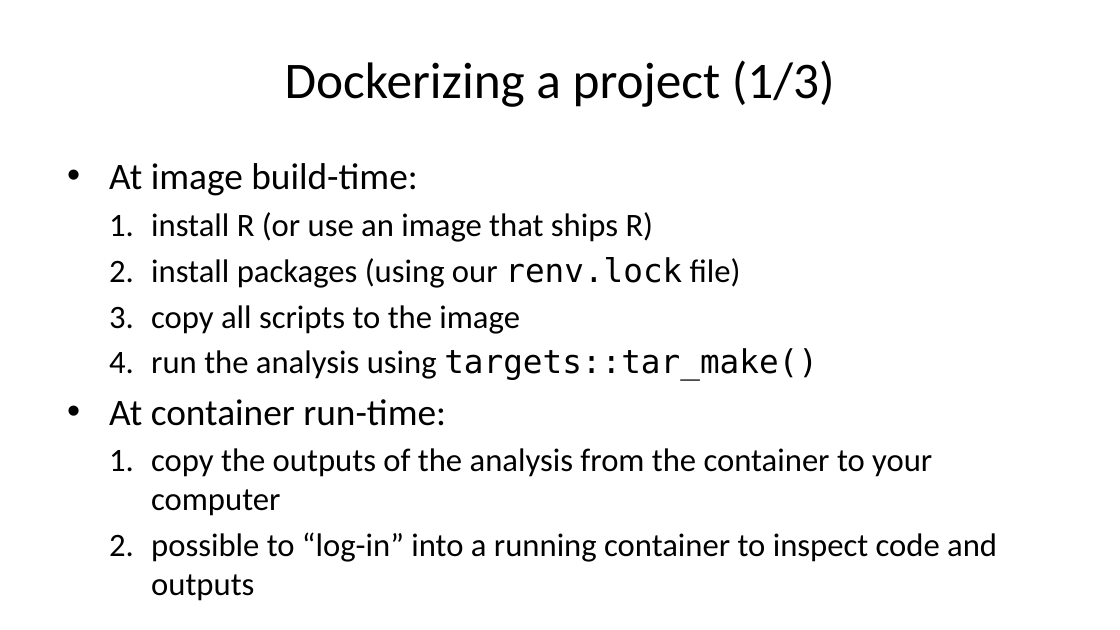
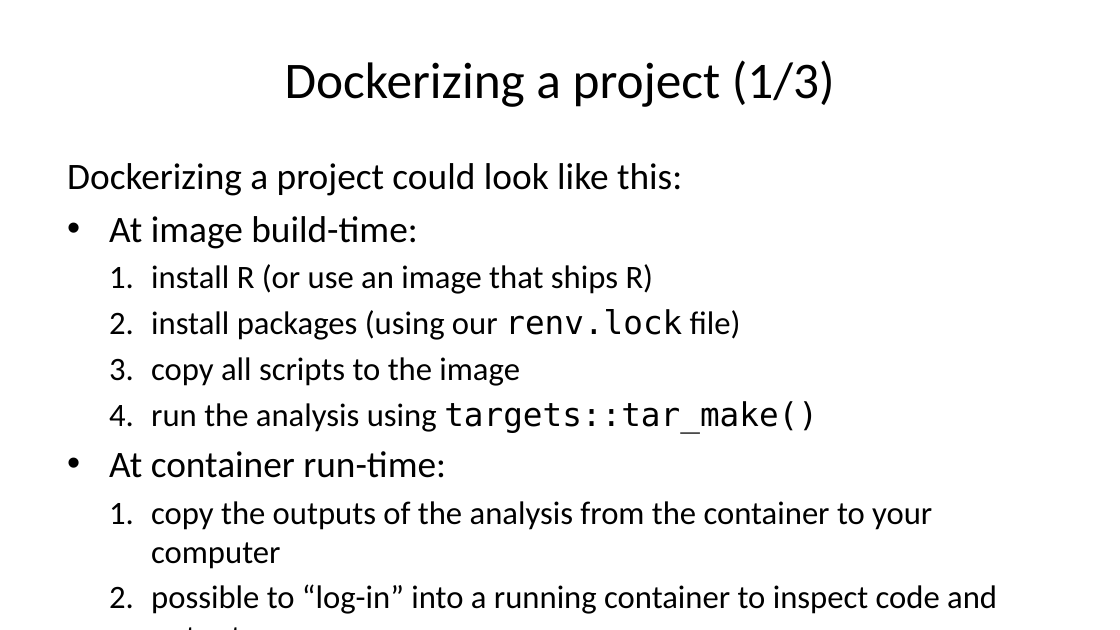
Before and after one commit to b-rodrigues/repro_basf, a slide deck: slide 16 of docs/index.pptx (slide 19 before the commit). Drawn at 1120x630 pixels with LibreOffice and Linux fonts; fonts in the diff are those of the drawing. Boxes give left, top, right and bottom in pixels: in the first picture for what was removed or moved away, otherwise in the second. Text is boxed around its words. In the diff, an @@ line names an element or a change of style, - is before the commit and + after.

```diff
--- a/docs/index.pptx
+++ b/docs/index.pptx
@@ text at <box>67,163,682,196</box>: paragraph added @@
+Dockerizing a project could look like this:
```
Also in this commit, not shown: 11 other slides changed, 1 slide added, 5 slides removed, 17 other files.
